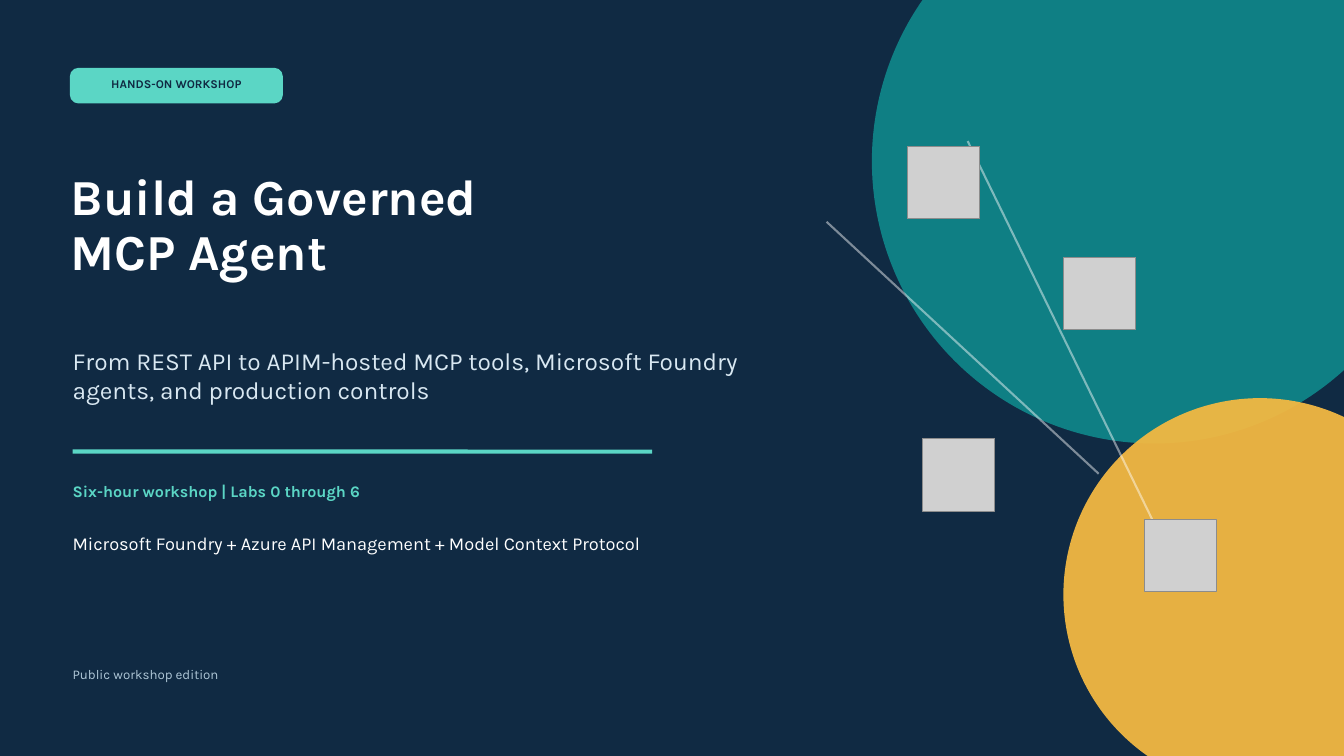
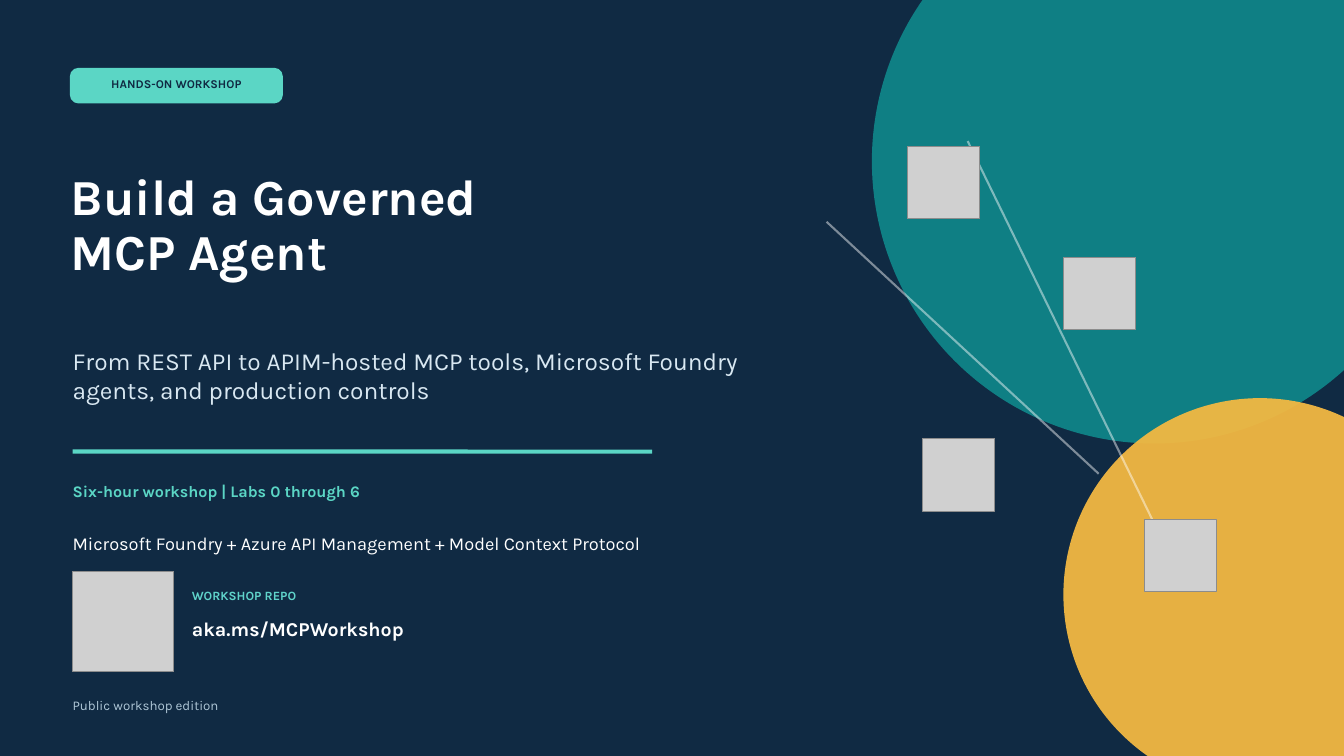
Before and after one commit to yurilausberg/foundry-apim-mcp-workshop, a slide deck: slide 1 of docs/foundry-apim-mcp-workshop.pptx. Drawn at 1344x756 pixels with LibreOffice and Linux fonts; fonts in the diff are those of the drawing; grey boxes stand for pictures. Boxes give left, top, right and bottom in pixels: in the first picture for what was removed or moved away, otherwise in the second. Text is boxed around its words. In the diff, an @@ line names an element or a change of style, - is before the commit and + after.

```diff
--- a/docs/foundry-apim-mcp-workshop.pptx
+++ b/docs/foundry-apim-mcp-workshop.pptx
@@ picture added at [73,572,173,673] @@
@@ text added at [192,591,296,600], 9 pt, text #60D4CB, bold @@
+WORKSHOP REPO
@@ text added at [192,621,404,641], 14 pt, text #FFFFFF, bold @@
+aka.ms/MCPWorkshop
@@ text "Public workshop edition": place and size @@
-text "Public workshop edition" at [73,670,219,682]
+text "Public workshop edition" at [73,701,219,713]
```
